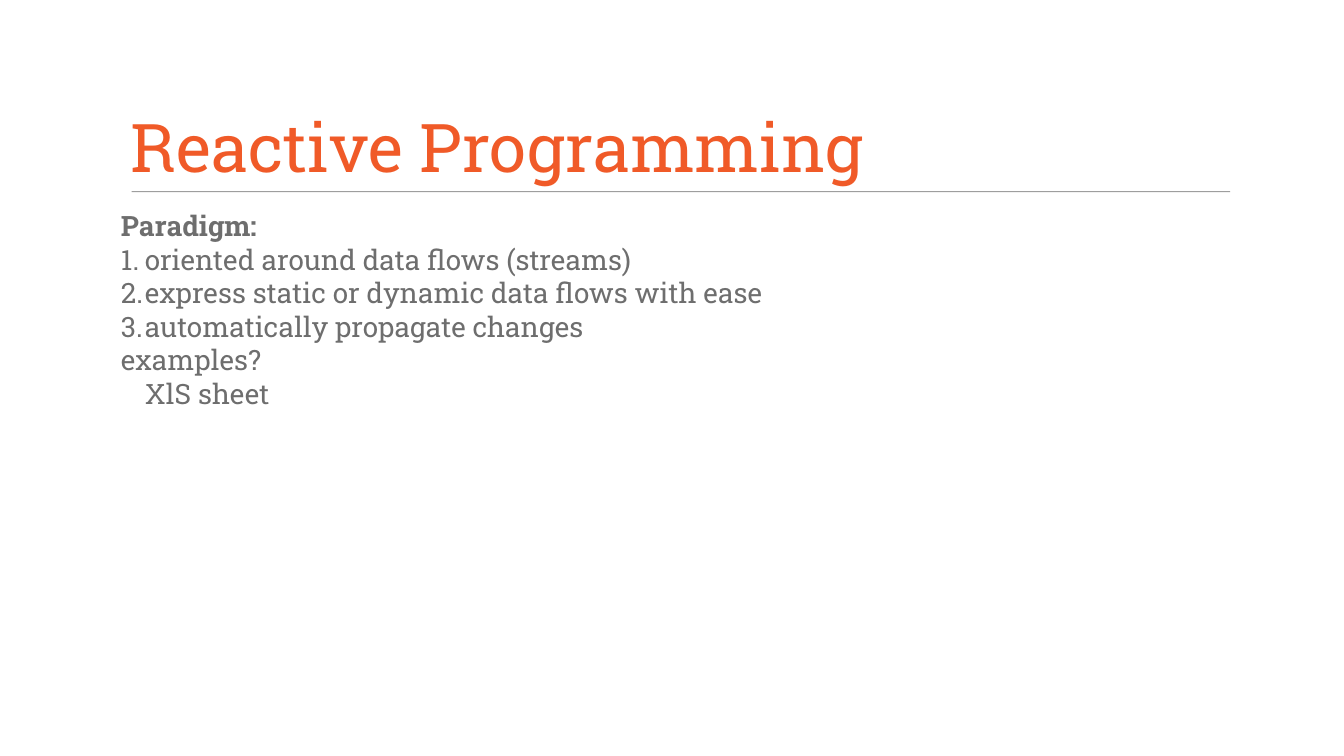
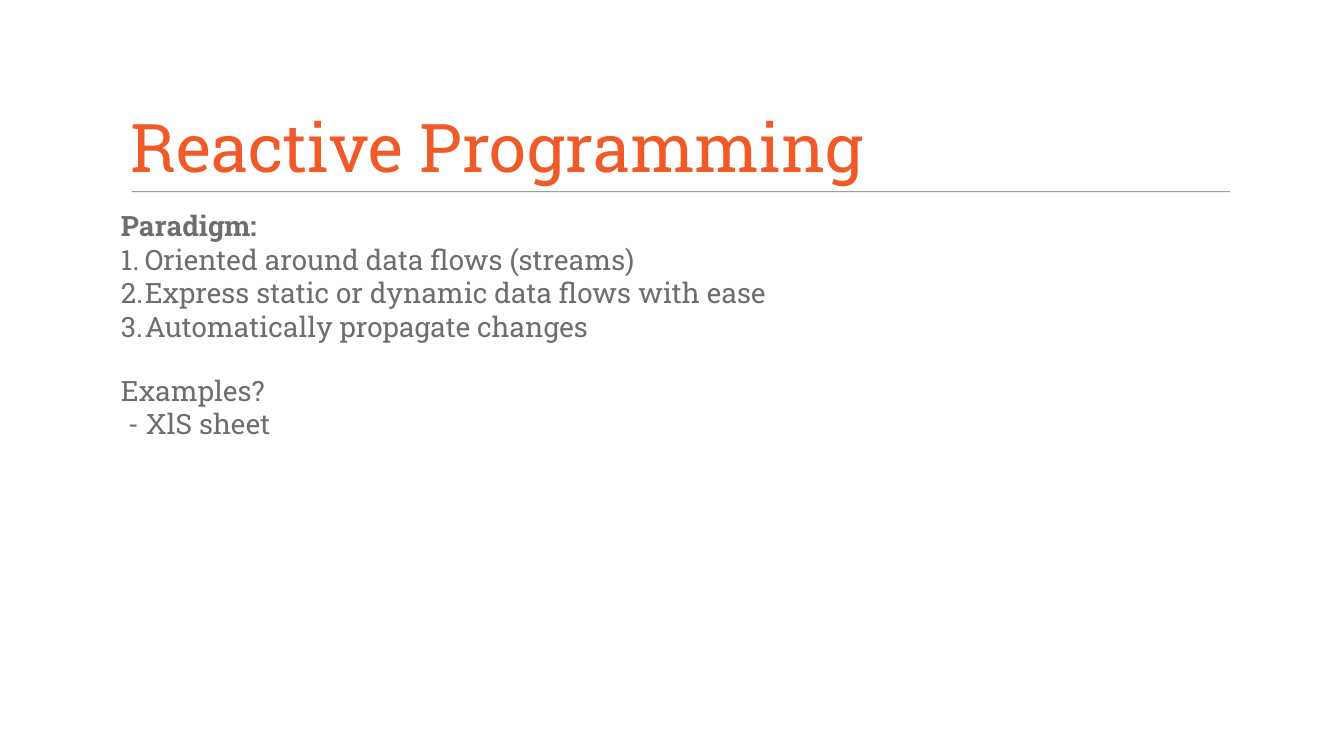
Before and after one commit to Spectory/rx_dev_meeting, a slide deck: slide 7 of Reactive Programming.pptx (slide 6 before the commit). Drawn at 1344x756 pixels with LibreOffice and Linux fonts; fonts in the diff are those of the drawing; background and template pictures are left out. Boxes give left, top, right and bottom in pixels: in the first picture for what was removed or moved away, otherwise in the second. Text is boxed around its words. In the diff, an @@ line names an element or a change of style, - is before the commit and + after.

Commit message:
ptt

```diff
--- a/Reactive Programming.pptx
+++ b/Reactive Programming.pptx
@@ text at [121, 248, 766, 434]: text changed @@
-1. oriented around data flows (streams)
-2. express static or dynamic data flows with ease
-3. automatically propagate changes
-examples?
-  XlS sheet
+1. Oriented around data flows (streams)
+2. Express static or dynamic data flows with ease
+3. Automatically propagate changes
+Examples?
+- XlS sheet
```
Also in this commit, not shown: 3 other slides changed, 4 slides added.
